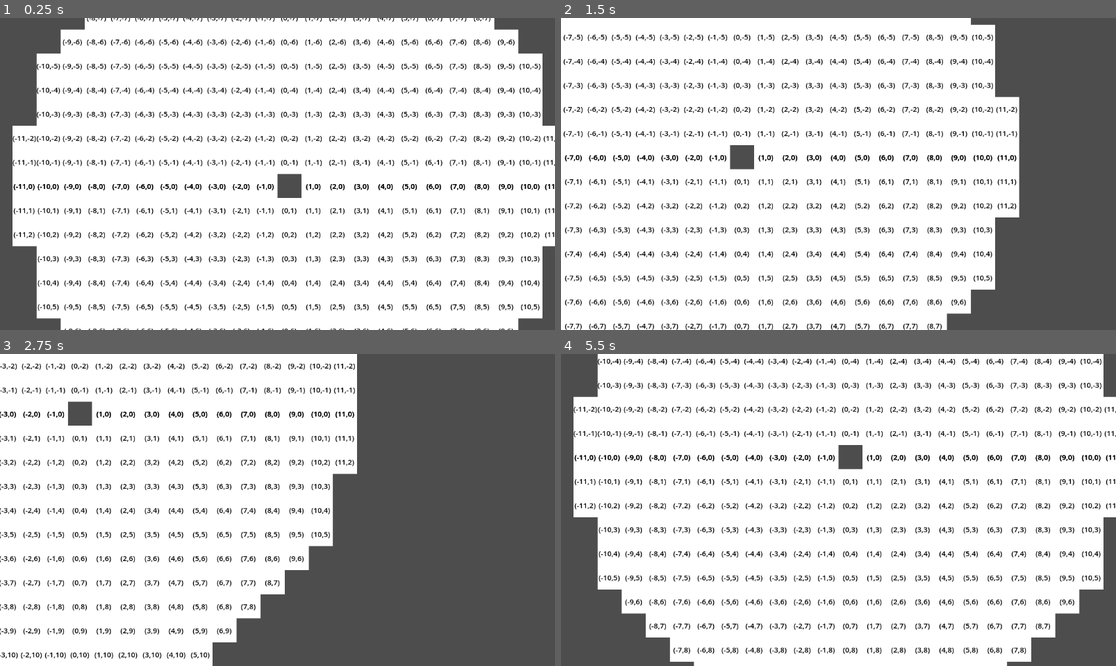
Above: before the commit, frames 1-4 (two rows, left to right).
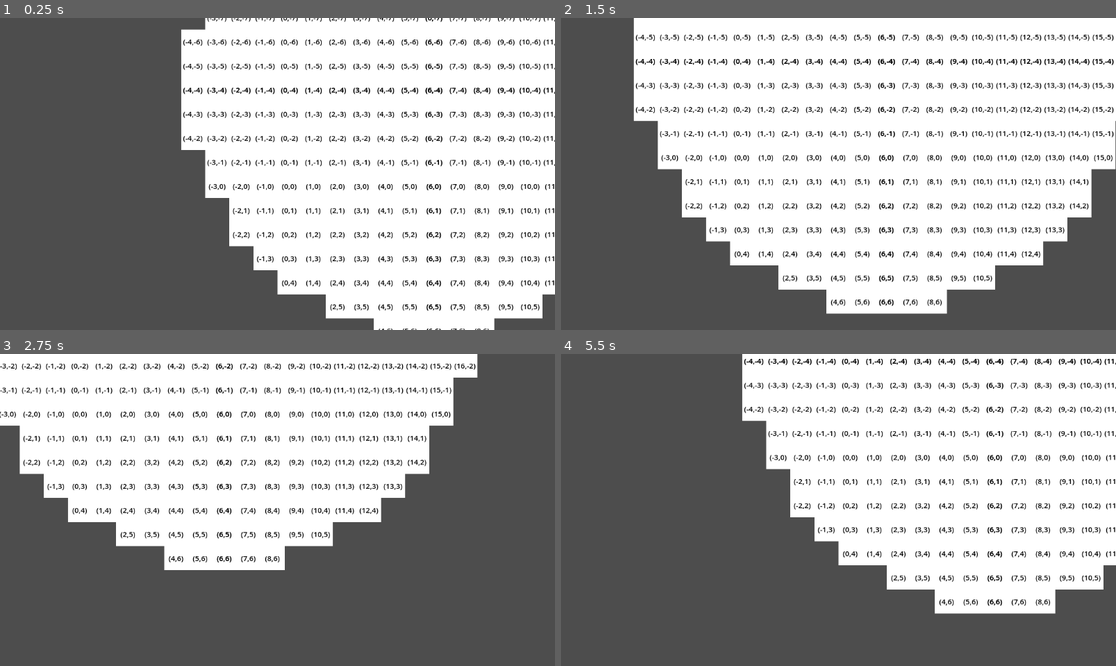
Above: after the commit, the same moments.

Repository: Jameryg/testing-GitHub-godot
Game: Godot game, scene res://scenes/main.tscn
Same seed, same stepped clock (60 frames per second), same inputs: the game is played once before the commit and once after it.
Inputs:
- Up to frame 1 (0.25 s): no input
- Up to frame 2 (1.5 s): tap Enter at 0.5 s; hold Right (right) 0.53-1.28 s; hold Down (down) from 1.28 s (still down)
- Up to frame 3 (2.75 s): release Down (down) at 2.03 s; hold Right (right) from 2.03 s (still down)
- Up to frame 4 (5.5 s): release Right (right) at 2.78 s; hold Up (up) 2.78-3.53 s; hold Left (left) 3.53-5.03 s; hold Down (down) from 5.03 s (still down)

The runs differ from the first frame. In frame 1, 37% of the frame differs, in the area x 2-100%, y 0-100%; in frame 2, 39%; in frame 3, 28%; in frame 4, 45%.

Commit message:
Added center coords option

Diff:
--- a/scenes/main.gd
+++ b/scenes/main.gd
@@ -24,24 +24,19 @@
 		#add_child(square_instance)
 
 	#makeCircle(16)
-	makeCircleR(11)
+	makeCircleR(Vector2i(6, -4), 10)
 
 
-func makeCircleR(radius: int) -> void:
+func makeCircleR(center: Vector2i, radius: int) -> void:
 	var coords = []
 
-	for i in range(1, radius+1):
-		for j in range(0, radius+1):
-			if (j == 0):
-				coords.push_back(Vector2(i, 0))
-				coords.push_back(Vector2(0, i))
-				coords.push_back(Vector2(-i, 0))
-				coords.push_back(Vector2(0, -i))
-			if (pow(i,2) + pow(j,2) <= pow(radius,2) + (float(radius)/2)):
-				coords.push_back(Vector2(i, j))
-				coords.push_back(Vector2(-i, j))
-				coords.push_back(Vector2(i, -j))
-				coords.push_back(Vector2(-i, -j))
+	for x in range(0, radius+1):
+		for y in range(0, radius+1):
+			if (pow(x,2) + pow(y,2) <= pow(radius,2) + (float(radius)/2)):
+				coords.push_back(Vector2(x + center.x, y + center.y))
+				coords.push_back(Vector2(-x + center.x, y + center.y))
+				coords.push_back(Vector2(x + center.x, -y + center.y))
+				coords.push_back(Vector2(-x +center.x, -y + center.y))
 
 
 
